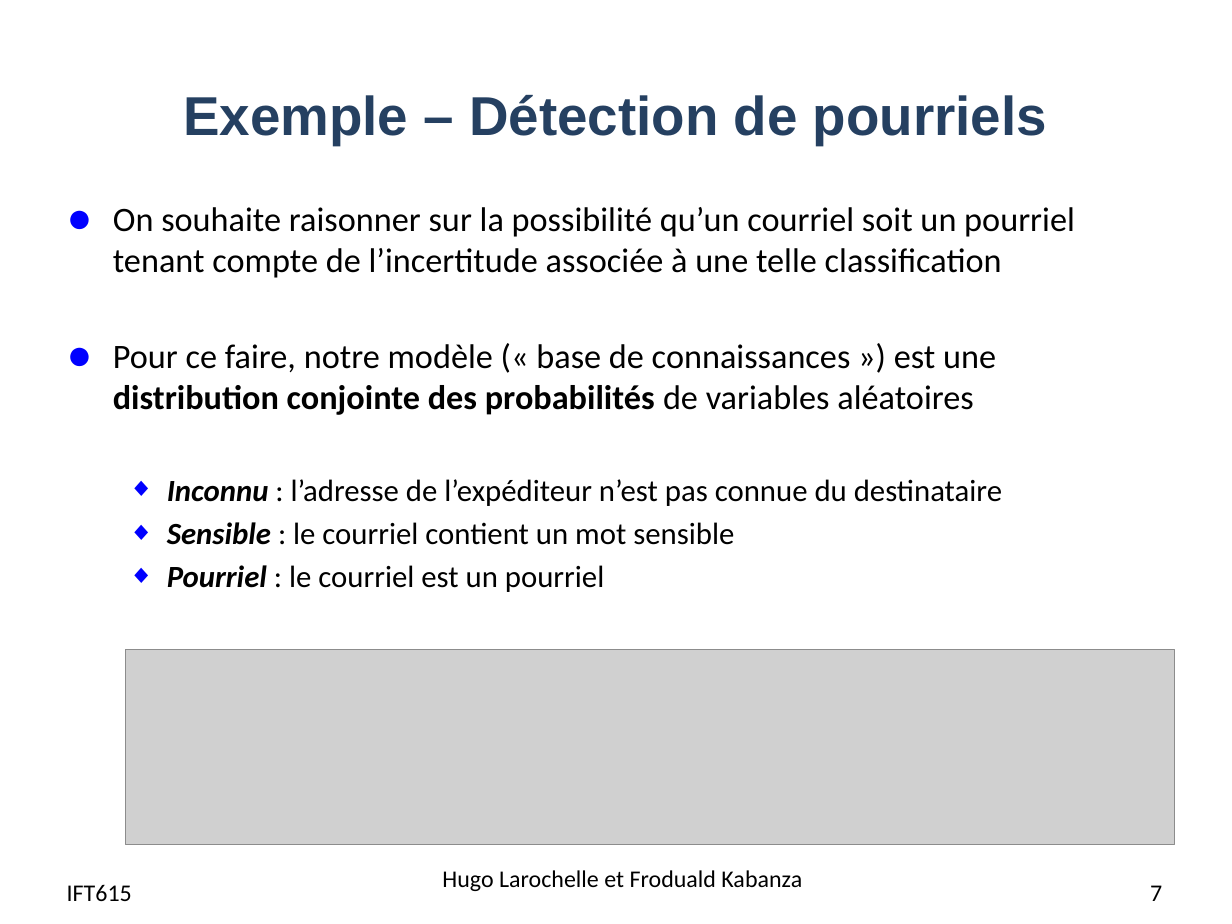
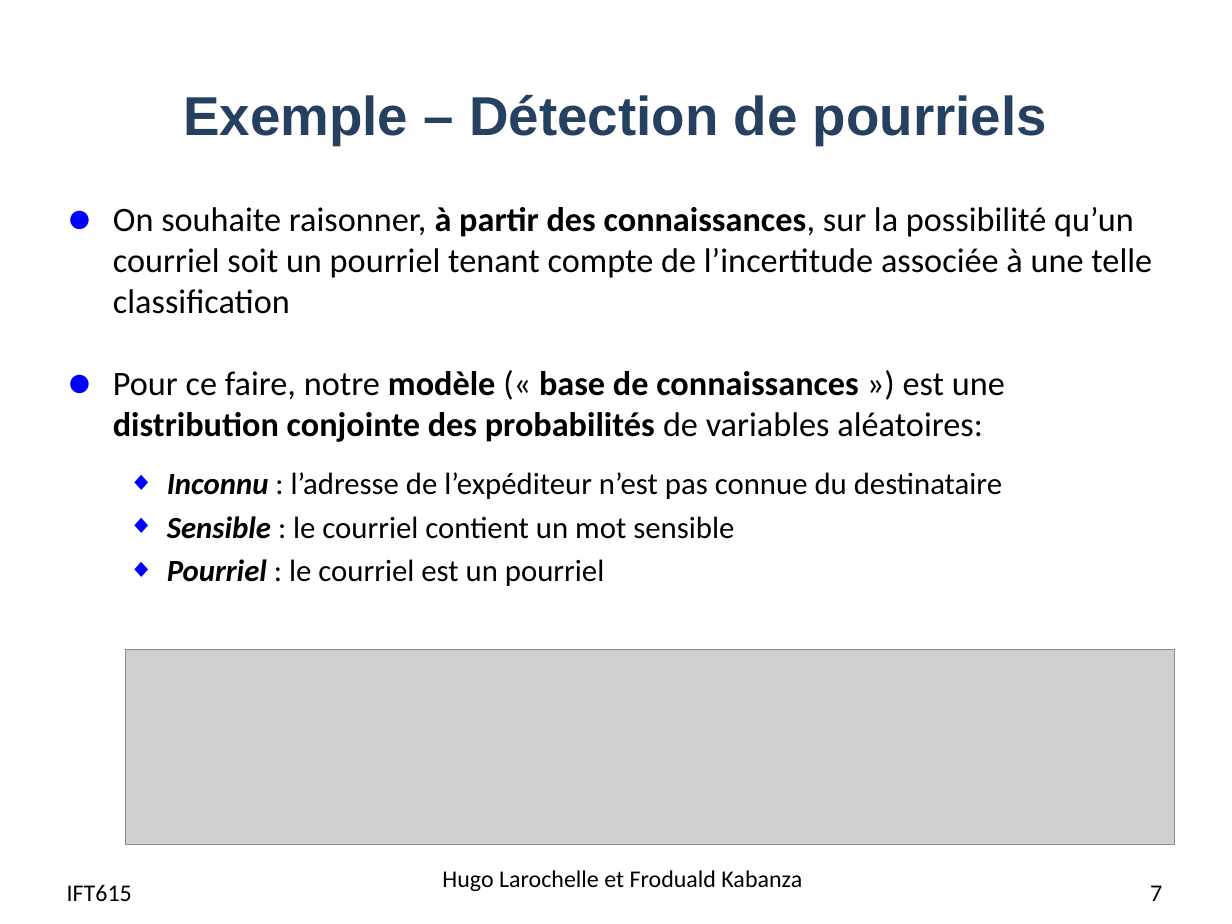
Before and after one commit to djeffkanda/djeffkanda.github.io, a slide deck: slide 7 of ift/assets/slides/ift615-09-Raisonnement probabiliste - notions de base et classifieur bayesien naif.pptx. Drawn at 1232x924 pixels with LibreOffice and Linux fonts; fonts in the diff are those of the drawing; grey boxes stand for pictures. Boxes give left, top, right and bottom in pixels: in the first picture for what was removed or moved away, otherwise in the second. Text is boxed around its words. In the diff, an @@ line names an element or a change of style, - is before the commit and + after.

```diff
--- a/ift/assets/slides/ift615-09-Raisonnement probabiliste - notions de base et classifieur bayesien naif.pptx
+++ b/ift/assets/slides/ift615-09-Raisonnement probabiliste - notions de base et classifieur bayesien naif.pptx
@@ text at (113,207,1152,442): text changed @@
-● On souhaite raisonner sur la possibilité qu’un courriel soit un pourriel tenant compte de l’incertitude associée à une telle classification
-● Pour ce faire, notre modèle (« base de connaissances ») est une distribution conjointe des probabilités de variables aléatoires
+● On souhaite raisonner, à partir des connaissances, sur la possibilité qu’un courriel soit un pourriel tenant compte de l’incertitude associée à une telle classification
+● Pour ce faire, notre modèle (« base de connaissances ») est une distribution conjointe des probabilités de variables aléatoires:
@@ text at (167,472,1002,499): more space between paragraphs @@
```
Also in this commit, not shown: 16 other slides changed, 4 slides removed, 5 other files.
